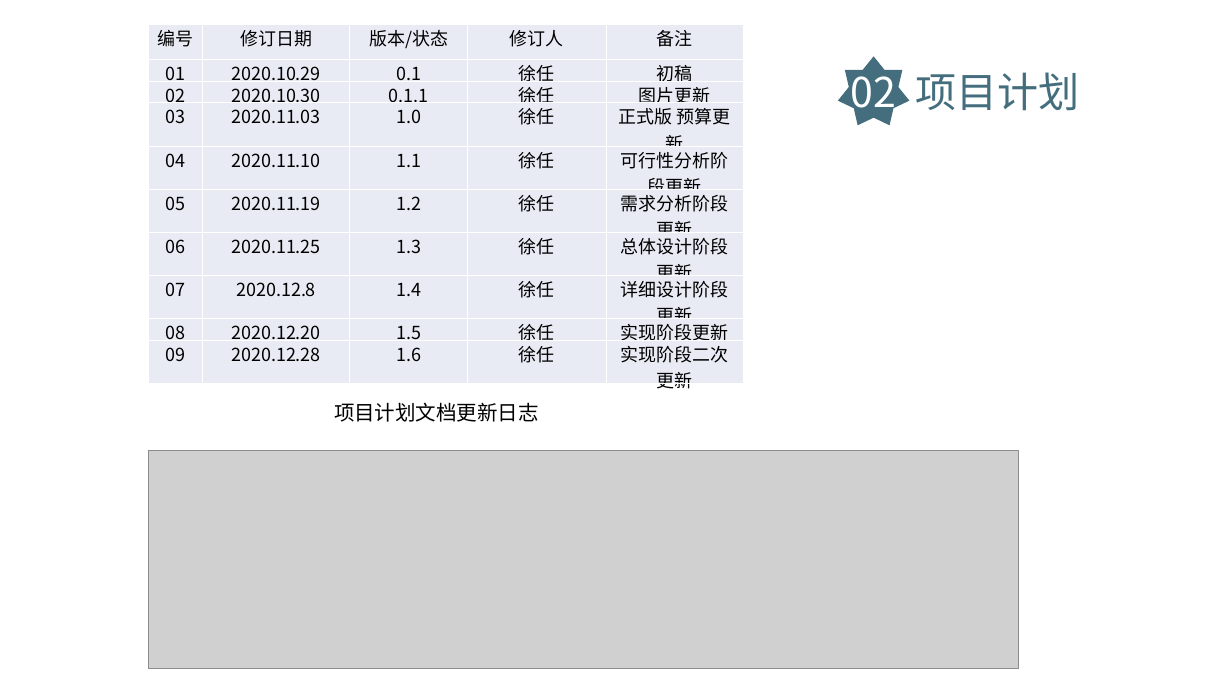
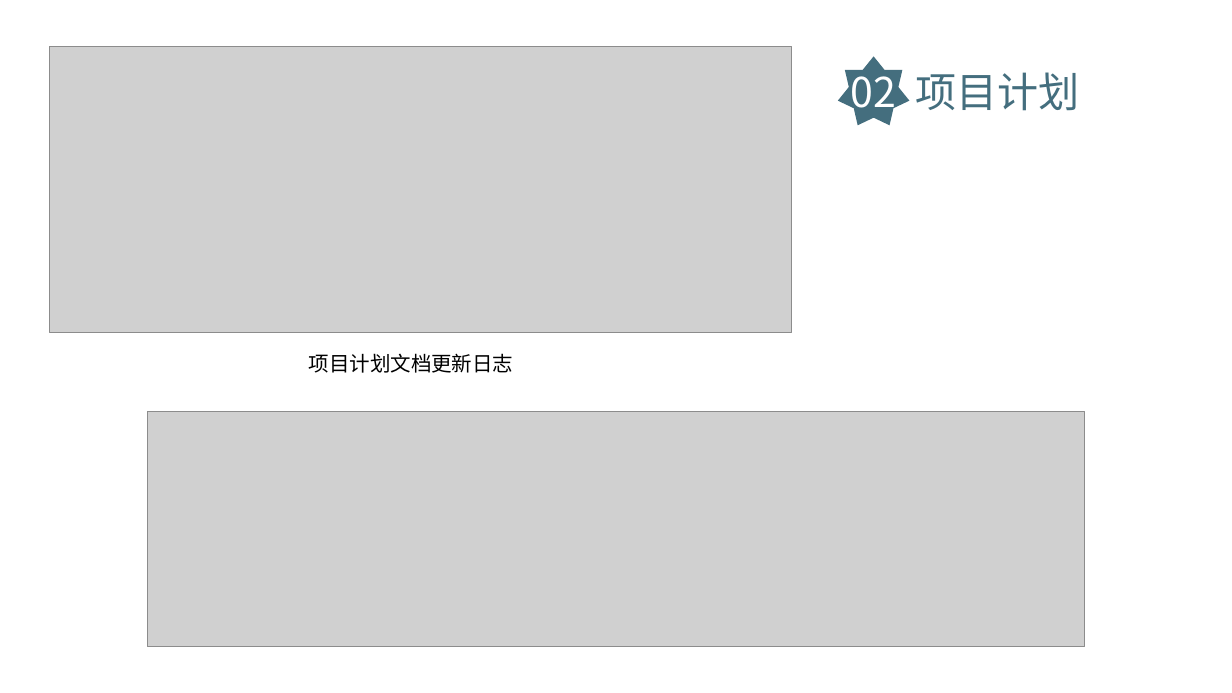
Before and after one commit to zszdxasdf/zhizhang, a slide deck: slide 6 of 总结/SE2020-G14-总结.pptx (slide 7 before the commit). Drawn at 1232x693 pixels with LibreOffice and Linux fonts; fonts in the diff are those of the drawing; grey boxes stand for pictures. Boxes give left, top, right and bottom in pixels: in the first picture for what was removed or moved away, otherwise in the second. Text is boxed around its words. In the diff, an @@ line names an element or a change of style, - is before the commit and + after.

Commit message:
总结阶段更新

```diff
--- a/总结/SE2020-G14-总结.pptx
+++ b/总结/SE2020-G14-总结.pptx
@@ table removed at [149, 24, 743, 393], 10 rows, 5 columns @@
-编号 | 修订日期 | 版本/状态 | 修订人 | 备注
-01 | 2020.10.29 | 0.1 | 徐任 | 初稿
-02 | 2020.10.30 | 0.1.1 | 徐任 | 图片更新
-03 | 2020.11.03 | 1.0 | 徐任 | 正式版 预算更新
-04 | 2020.11.10 | 1.1 | 徐任 | 可行性分析阶段更新
-05 | 2020.11.19 | 1.2 | 徐任 | 需求分析阶段更新
-06 | 2020.11.25 | 1.3 | 徐任 | 总体设计阶段更新
-07 | 2020.12.8 | 1.4 | 徐任 | 详细设计阶段更新
-08 | 2020.12.20 | 1.5 | 徐任 | 实现阶段更新
-09 | 2020.12.28 | 1.6 | 徐任 | 实现阶段二次更新
@@ picture added at [50, 46, 792, 333] @@
@@ text "项目计划文档更新日志": place and size @@
-text "项目计划文档更新日志" at [334, 402, 539, 422]
+text "项目计划文档更新日志" at [309, 353, 514, 373]
@@ picture: place and size @@
-picture at [149, 450, 1019, 668]
+picture at [147, 411, 1085, 647]
```
Also in this commit, not shown: 6 other slides changed, 7 slides added, 1 slide removed, 17 other files.
